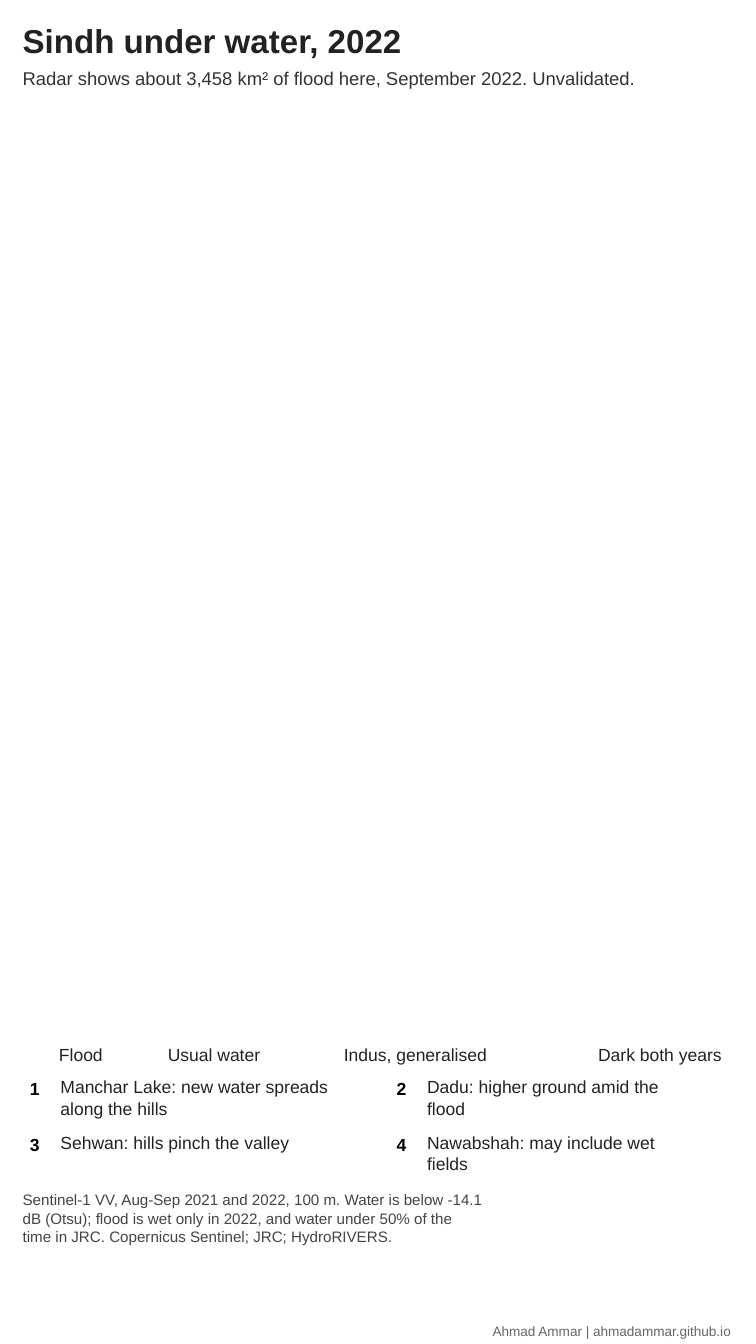
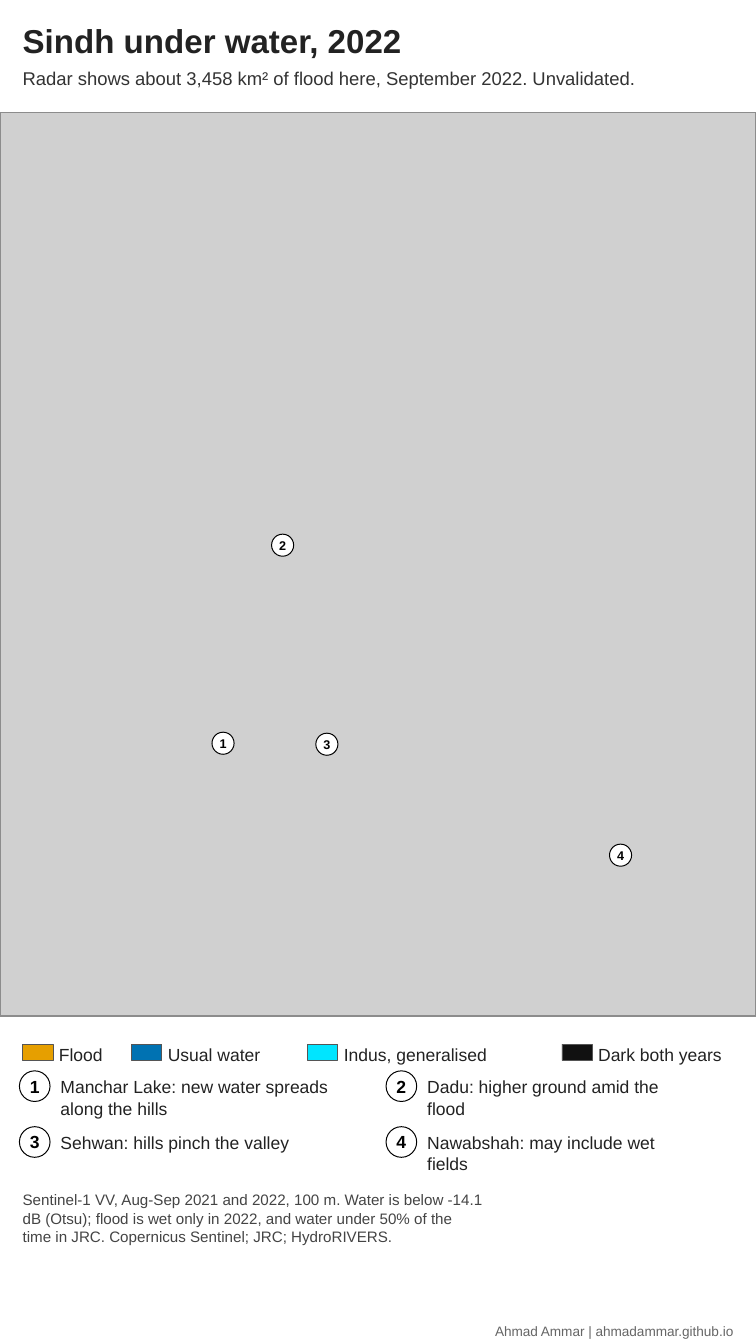
Before and after one commit to AhmadAmmar/sar-reading-manual, a slide deck: slide 1 of figures/story_sindh_flood_2022.pptx. Drawn at 756x1344 pixels with LibreOffice and Linux fonts; fonts in the diff are those of the drawing; grey boxes stand for pictures; background and template pictures are left out. Boxes give left, top, right and bottom in pixels: in the first picture for what was removed or moved away, otherwise in the second. Text is boxed around its words. In the diff, an @@ line names an element or a change of style, - is before the commit and + after.

```diff
--- a/figures/story_sindh_flood_2022.pptx
+++ b/figures/story_sindh_flood_2022.pptx
@@ picture added at [0,112,756,1015] @@
@@ ellipse added at [272,535,294,557], fill #FFFFFF, outline #000000 0.5 pt, 6.5 pt, text #000000, bold @@
+2
@@ ellipse added at [211,732,234,755], fill #FFFFFF, outline #000000 0.5 pt, 6.5 pt, text #000000, bold @@
+1
@@ ellipse added at [316,734,339,756], fill #FFFFFF, outline #000000 0.5 pt, 6.5 pt, text #000000, bold @@
+3
@@ ellipse added at [609,844,631,867], fill #FFFFFF, outline #000000 0.5 pt, 6.5 pt, text #000000, bold @@
+4
@@ rectangle added at [22,1044,53,1061], fill #E69F00, outline #555555 0.3 pt @@
@@ rectangle added at [132,1044,162,1061], fill #0072B2, outline #555555 0.3 pt @@
@@ rectangle added at [308,1044,339,1061], fill #00E5FF, outline #555555 0.3 pt @@
@@ rectangle added at [561,1044,592,1061], fill #111111, outline #555555 0.3 pt @@
@@ ellipse "1": place and size @@
-ellipse "1" at [30,1083,40,1095]
+ellipse "1" at [20,1071,50,1102]
@@ ellipse "2": place and size @@
-ellipse "2" at [397,1082,407,1095]
+ellipse "2" at [386,1071,417,1102]
@@ alignment left to centre; vertical alignment top to middle; fill none to #FFFFFF; outline none to #000000 0.5 pt in 4 elements at [386,1071,417,1102], [20,1071,50,1102], [386,1127,417,1158], [20,1127,50,1158] @@
@@ ellipse "3": place and size @@
-ellipse "3" at [30,1138,40,1152]
+ellipse "3" at [20,1127,50,1158]
@@ ellipse "4": place and size @@
-ellipse "4" at [397,1139,407,1151]
+ellipse "4" at [386,1127,417,1158]
@@ text "Ahmad Ammar | ahmadammar.github.io" at [495,1326,734,1339]: alignment left to right @@
```
Also in this commit, not shown: 7 other files.
